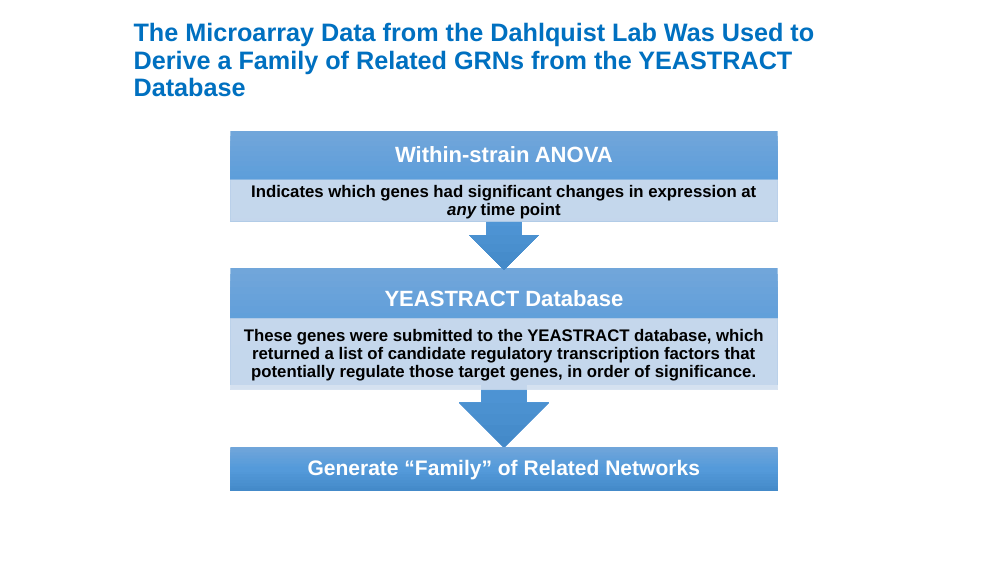
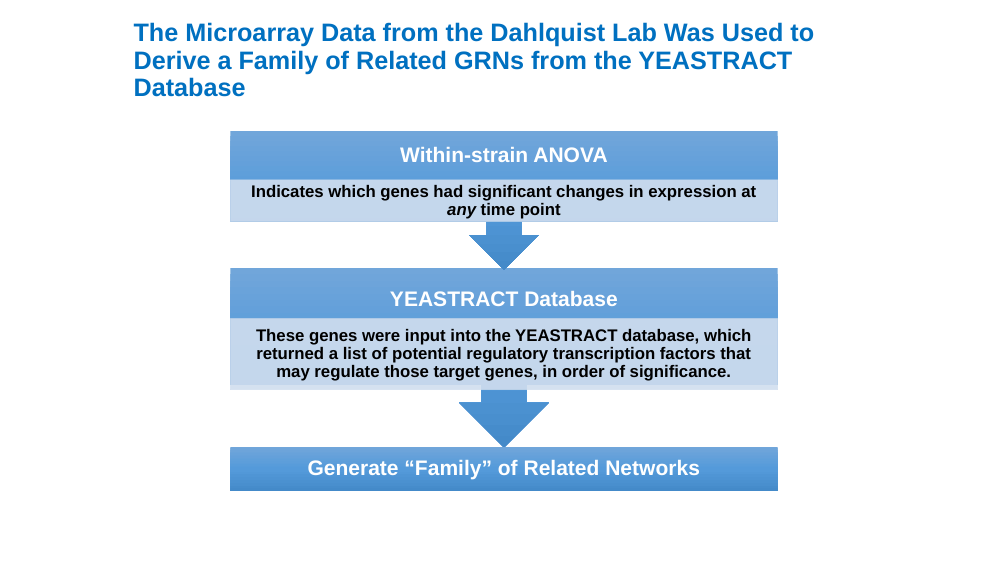
Before and after one commit to kdahlquist/GRNmap, a slide deck: slide 8 of documents/presentations/LMUURS17_NEW.pptx. Drawn at 1008x567 pixels with LibreOffice and Linux fonts; fonts in the diff are those of the drawing. Boxes give left, top, right and bottom in pixels: in the first picture for what was removed or moved away, otherwise in the second. Text is boxed around its words. In the diff, an @@ line names an element or a change of style, - is before the commit and + after.

Commit message:
Updated

```diff
--- a/documents/presentations/LMUURS17_NEW.pptx
+++ b/documents/presentations/LMUURS17_NEW.pptx
@@ text "Within-strain ANOVA" at [400,147,607,162]: size 21 to 20 pt @@
@@ text "YEASTRACT Database" at [390,291,617,306]: size 21 to 20 pt @@
@@ text at [256,329,751,381]: text changed @@
-These genes were submitted to the YEASTRACT database, which returned a list of candidate regulatory transcription factors that potentially regulate those target genes, in order of significance.
+These genes were input into the YEASTRACT database, which returned a list of potential regulatory transcription factors that may regulate those target genes, in order of significance.
```
Also in this commit, not shown: 4 other slides changed.
